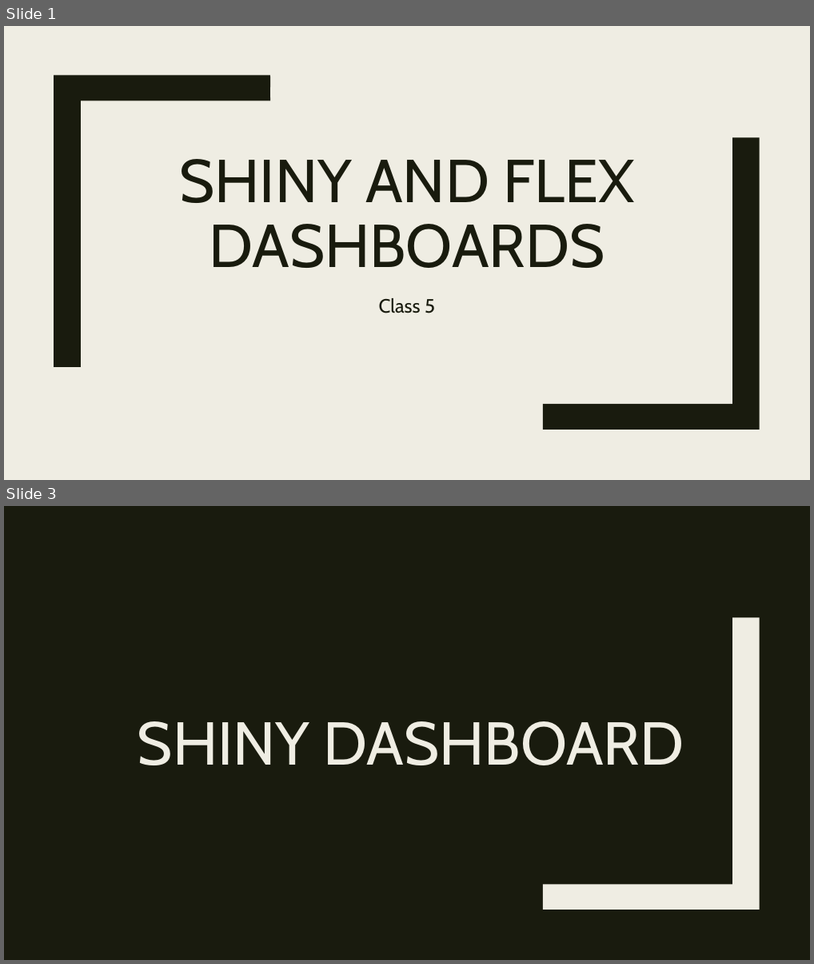
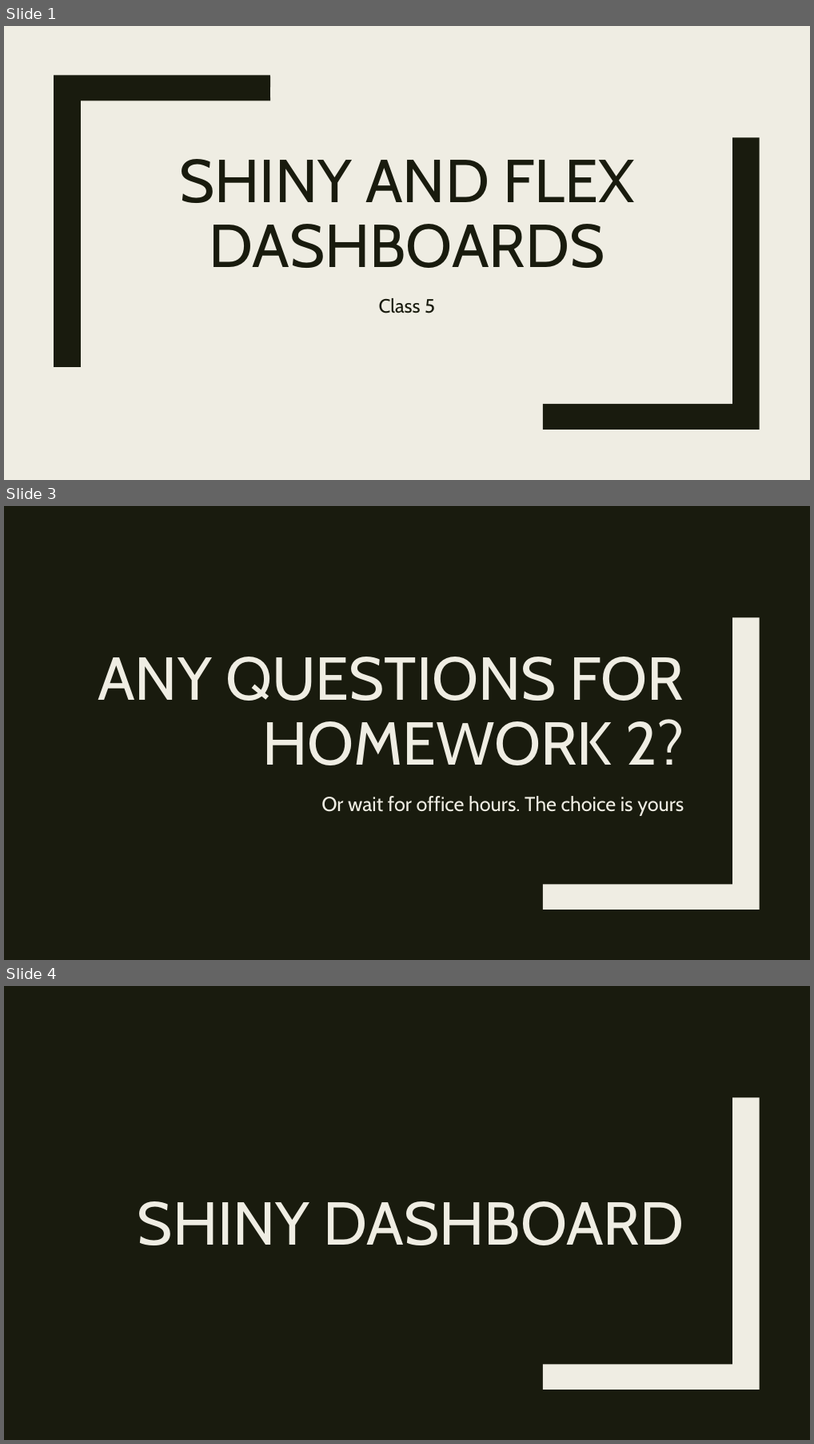
Before and after one commit to RforOperations2018/Class_2, a slide deck: Class 6.pptx. Shown one above the other, each under a label of ours: slides 1 and 3 before the commit, slides 1, 3 and 4 after it; the slides between them are not shown. The pictures are 814x964 and 814x1444 pixels, drawn with LibreOffice and Linux fonts; fonts in the diff are those of the drawing. Boxes give left, top, right and bottom in pixels: in the first picture for what was removed or moved away, otherwise in the second. Text is boxed around its words. In the diff, an @@ line names an element or a change of style, - is before the commit and + after.

```diff
--- a/Class 6.pptx
+++ b/Class 6.pptx
@@ slide 3 added at (x1=4, y1=506, x2=810, y2=960), background #191B0E; not listed: 1 template element that a slide beside it also shows @@
@@ title added at (x1=98, y1=656, x2=685, y2=765), 72 pt, text #EFEDE3 @@
+ANY QUESTIONS FOR HOMEWORK 2?
@@ text added at (x1=322, y1=796, x2=684, y2=816), 24 pt, text #EFEDE3 @@
+Or wait for office hours. The choice is yours
@@ what was slide 3 is now slide 4 @@
```
Also in this commit, not shown: 8 slides changed, 5 other slides added, 1 other file.
